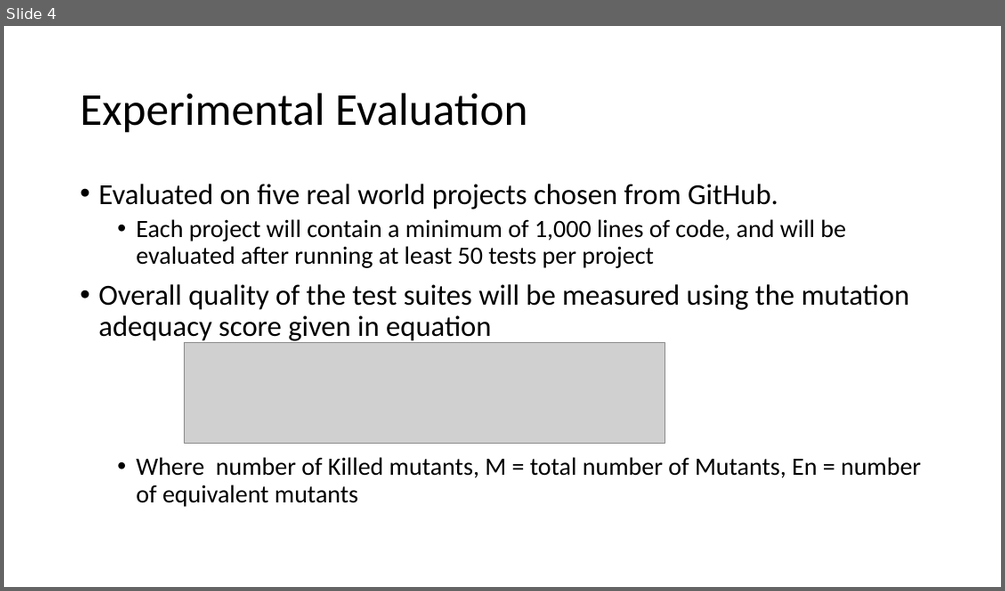
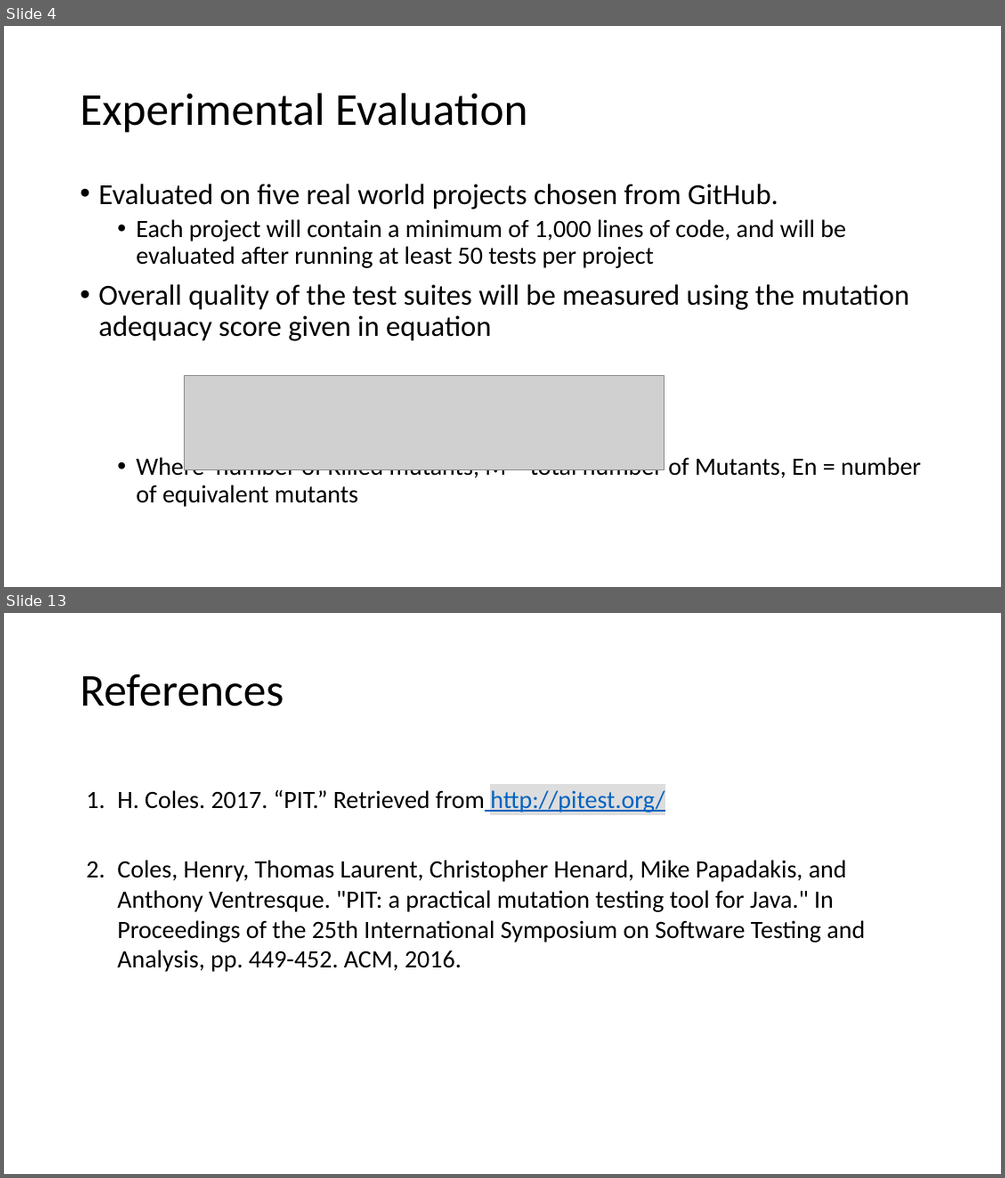
Before and after one commit to matthewbachelder/cs6367, a slide deck: Midterm_Presentation.pptx. Shown one above the other, each under a label of ours: slide 4 before the commit, slides 4 and 13 after it; the slides between them are not shown. The pictures are 1005x591 and 1005x1178 pixels, drawn with LibreOffice and Linux fonts; fonts in the diff are those of the drawing; grey boxes stand for pictures. Boxes give left, top, right and bottom in pixels: in the first picture for what was removed or moved away, otherwise in the second. Text is boxed around its words. In the diff, an @@ line names an element or a change of style, - is before the commit and + after.

```diff
--- a/Midterm_Presentation.pptx
+++ b/Midterm_Presentation.pptx
@@ slide 13 added at box(4, 613, 1001, 1174), background #FFFFFF @@
@@ title added at box(80, 674, 283, 706), 44 pt, text #000000 @@
+References
@@ text added at box(117, 790, 865, 972), 24 pt, text #000000 @@
+1. H. Coles. 2017. “PIT.” Retrieved from http://pitest.org/
+2. Coles, Henry, Thomas Laurent, Christopher Henard, Mike Papadakis, and Anthony Ventresque. "PIT: a practical mutation testing tool for Java." In Proceedings of the 25th International Symposium on Software Testing and Analysis, pp. 449-452. ACM, 2016.
@@ slide 4 changed as well @@
@@ text "Evaluated on five real world ..." at box(98, 184, 921, 507): less space between paragraphs @@
@@ picture: place and size @@
-picture at box(184, 342, 664, 443)
+picture at box(184, 376, 663, 469)
```
Also in this commit, not shown: 4 other slides changed, 8 other slides added.
